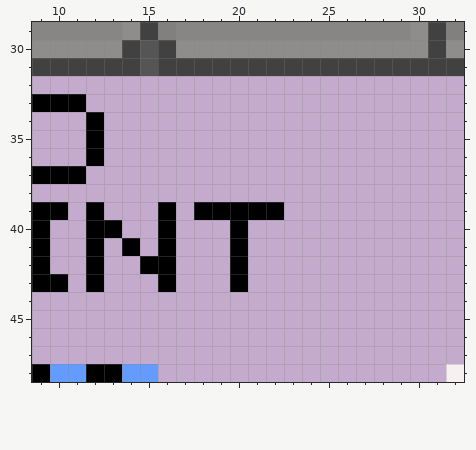
One commit to this pixel-art file: Textures/Tiles/tile_reference_sheet.ase. This is how it looked before the edit.
128x128 pixels, 1 frame. Colours within 5 levels of each other are drawn and written as one. Shown: x 9..32, y 29..48. The commit also changed other parts of the picture, which this record leaves out.
New version:
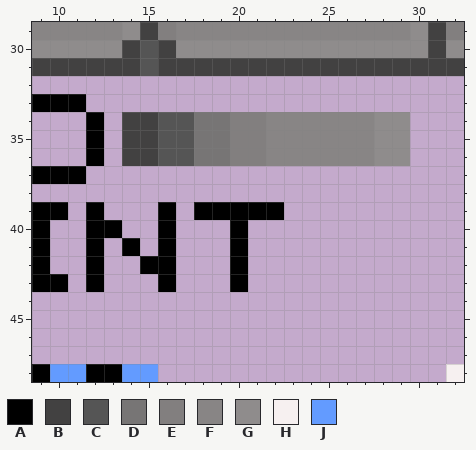
Palette (. is transparent): A #000000  B #424141  C #555555  D #777575  E #827f7f  F #888585  G #8f8c8c  H #f6f0f0  J #639bff
What changed:
Colour B is added in rows 34 to 36 at x 14 to 15.
Colour C is added in rows 34 to 36 at x 16 to 17.
Colour D is added in rows 34 to 36 at x 18 to 19.
Colour E is added in rows 34 to 36 at x 20 to 21.
Colour F is added in rows 34 to 36 at x 22 to 27.
Colour G is added in rows 34 to 36 at x 28 to 29.
